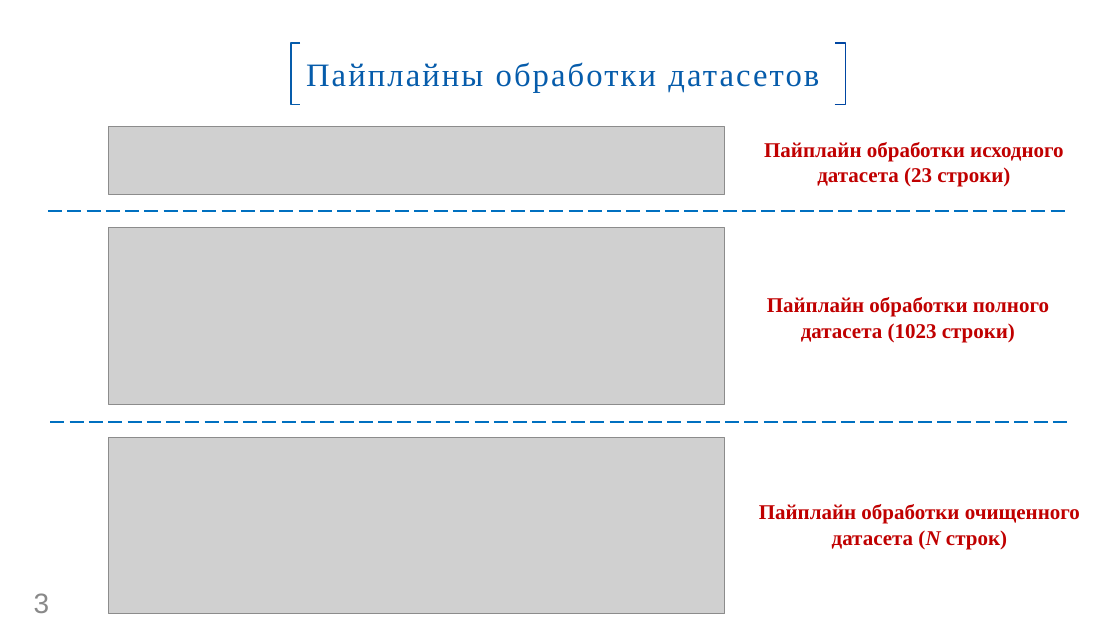
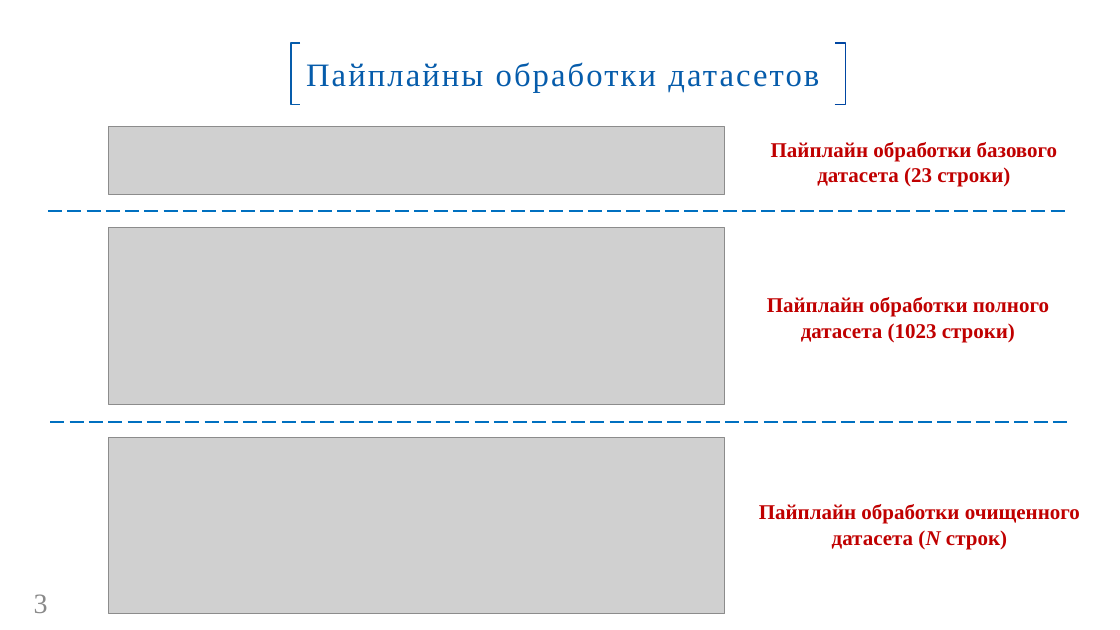
Before and after one commit to GorshkovAndrey/BMSTU, a slide deck: slide 3 of Для защиты ВКР/Презентация ВКР. Горшков А. В..pptx. Drawn at 1120x630 pixels with LibreOffice and Linux fonts; fonts in the diff are those of the drawing; grey boxes stand for pictures; background and template pictures are left out. Boxes give left, top, right and bottom in pixels: in the first picture for what was removed or moved away, otherwise in the second. Text is boxed around its words. In the diff, an @@ line names an element or a change of style, - is before the commit and + after.

```diff
--- a/Для защиты ВКР/Презентация ВКР. Горшков А. В..pptx
+++ b/Для защиты ВКР/Презентация ВКР. Горшков А. В..pptx
@@ text at [771,142,1057,187]: text changed @@
-Пайплайн обработки исходного датасета (23 строки)
+Пайплайн обработки базового датасета (23 строки)
@@ page number at [34,594,48,613]: font Arial to Times New Roman @@
```
Also in this commit, not shown: 6 other slides changed, 2 slides added.
